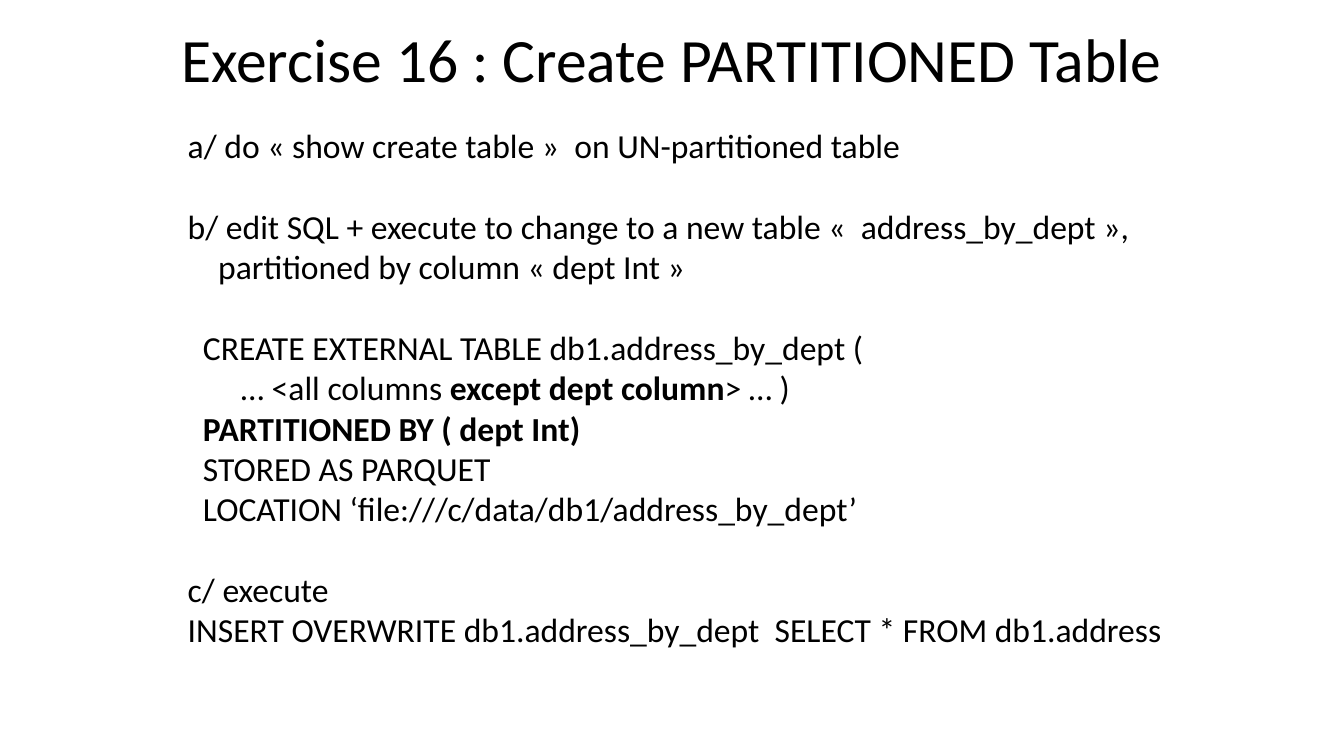
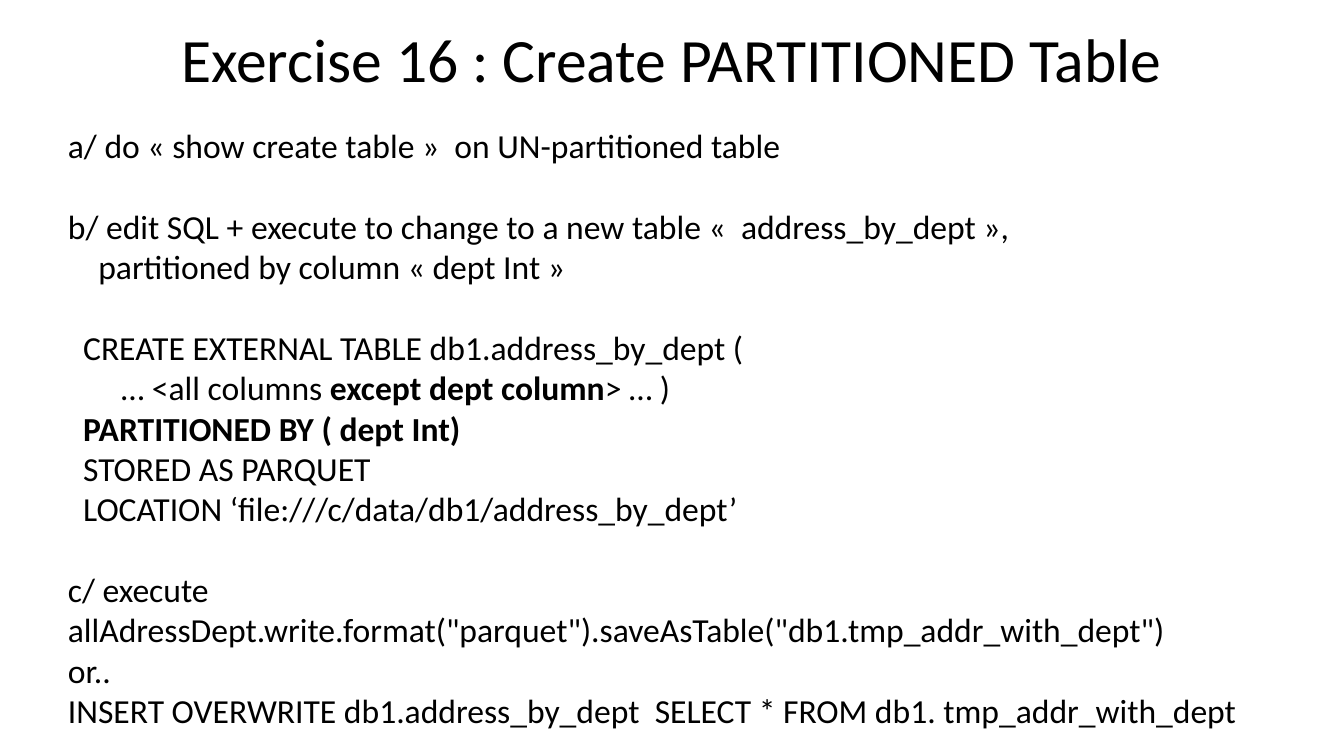
Before and after one commit to Arnaud-Nauwynck/presentations, a slide deck: slide 59 of pres-bigdata/Course-2022-Spark/BigData-Spark-TD3.pptx (slide 53 before the commit). Drawn at 1344x756 pixels with LibreOffice and Linux fonts; fonts in the diff are those of the drawing. Boxes give left, top, right and bottom in pixels: in the first picture for what was removed or moved away, otherwise in the second. Text is boxed around its words. In the diff, an @@ line names an element or a change of style, - is before the commit and + after.

```diff
--- a/pres-bigdata/Course-2022-Spark/BigData-Spark-TD3.pptx
+++ b/pres-bigdata/Course-2022-Spark/BigData-Spark-TD3.pptx
@@ text "a/ do « show create ...": place and size @@
-text "a/ do « show create ..." at (188,134,1161,648)
+text "a/ do « show create ..." at (68,134,1236,729)
@@ text at (68,578,1236,729): text changed @@
-c/ execute
-INSERT OVERWRITE db1.address_by_dept SELECT * FROM db1.address
+c/ execute
+allAdressDept.write.format("parquet").saveAsTable("db1.tmp_addr_with_dept")
+or..
+INSERT OVERWRITE db1.address_by_dept SELECT * FROM db1. tmp_addr_with_dept
```
Also in this commit, not shown: 18 other slides changed, 6 slides added, 15 other files.
